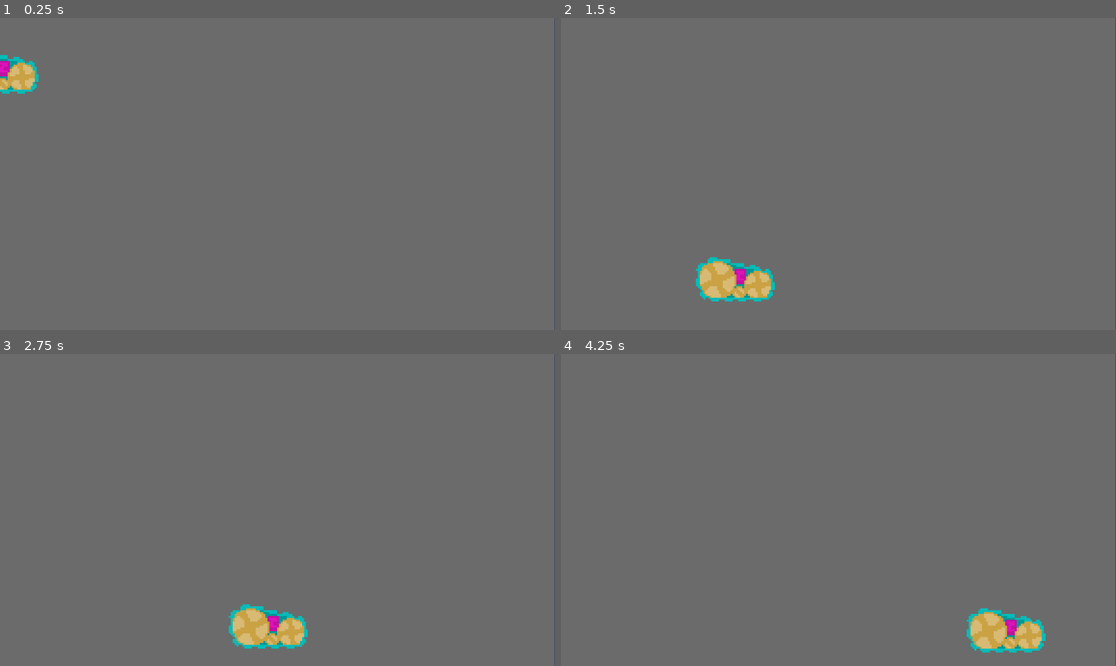
Above: before the commit, frames 1-4 (two rows, left to right).
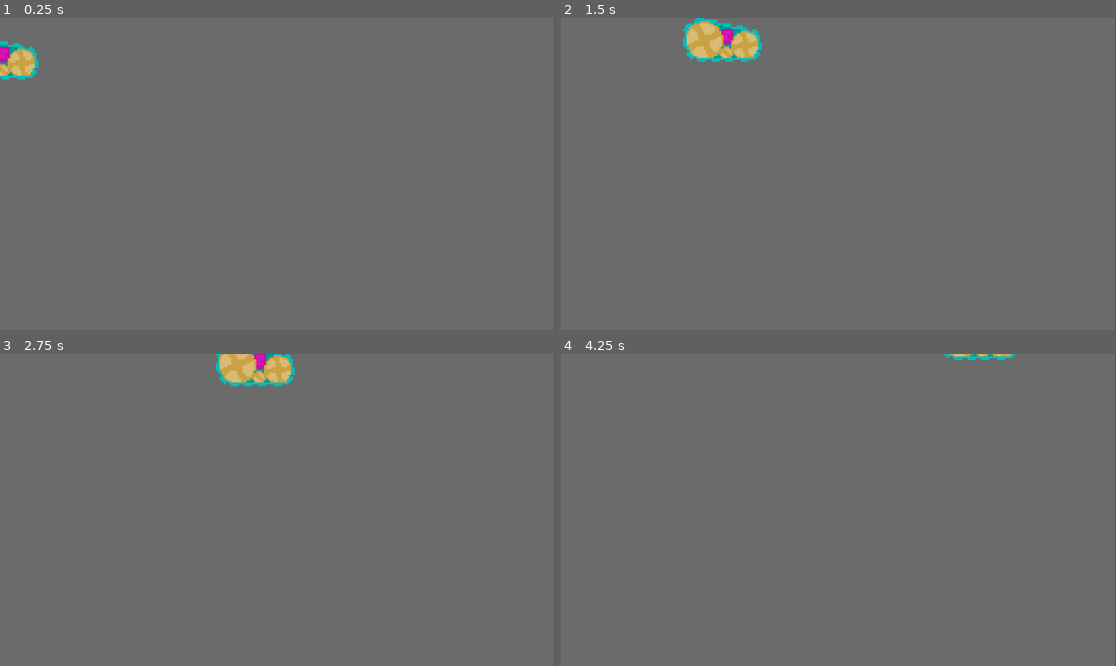
Above: after the commit, the same moments.

Repository: Kustardd/astra
Game: Godot game, scene res://tile_map_layer.tscn
Same seed, same stepped clock (60 frames per second), same inputs: the game is played once before the commit and once after it. The project has no main scene, so this scene is started directly.
Inputs:
- Up to frame 1 (0.25 s): no input
- Up to frame 2 (1.5 s): hold Right (ui_right) from 0.53 s (still down); tap Up (ui_up) at 0.6, 0.77, 1.07, 1.35 s
- Up to frame 3 (2.75 s): tap Up (ui_up) at 1.52, 1.82, 2.1 s; release Right (ui_right) at 2.03 s; hold Left (ui_left) from 2.03 s (still down)
- Up to frame 4 (4.25 s): release Left (ui_left) at 2.78 s; hold Right (ui_right) from 2.78 s (still down); tap Up (ui_up) at 2.85, 3.02, 3.32, 3.6, 3.77, 4.07 s

The runs differ from the first frame. In frame 1, 0.9% of the frame differs, in the area x 0-8%, y 7-25%; in frame 2, 3.2%, in the area x 21-39%, y 0-91%; in frame 3, 2.9%; in frame 4, 1.8%.

Commit message:
updated to top-down movement

Diff:
--- a/astra.gd
+++ b/astra.gd
@@ -1,29 +1,24 @@
 extends CharacterBody2D
-
 
 @export var baseSpeed := 300.0
 @export var baseAccel := 1500.0
-@export var baseJumpVel := -400.0
 @export var friction := 2000.0
 @export var baseSpeedMultiplier := 1.5
 
-
 func _physics_process(delta: float) -> void:
-	var direction := Input.get_axis("ui_left", "ui_right")
+	var direction := Input.get_vector("ui_left", "ui_right", "ui_up", "ui_down")
 	var maxSpeed := baseSpeed * baseSpeedMultiplier
 	var targetSpeed := direction * maxSpeed
 	var accelerationRate := baseAccel
-	if direction != 0:
+
+	if direction != Vector2.ZERO:
 		accelerationRate = baseAccel
 	else:
 		accelerationRate = friction
 
-	if not is_on_floor():
-		velocity += get_gravity() * delta
-
-	if Input.is_action_just_pressed("ui_up") and is_on_floor():
-		velocity.y = baseJumpVel
-
-	velocity.x = move_toward(velocity.x, targetSpeed, accelerationRate * delta)
+	velocity = velocity.move_toward(targetSpeed, accelerationRate * delta)
 
 	move_and_slide()
+
+func controllerBindings():
+	pass
--- a/astra.tscn
+++ b/astra.tscn
@@ -4,9 +4,8 @@
 [ext_resource type="Texture2D" uid="uid://bthnrjltsnwty" path="res://assets/astra/treads-right.png" id="2_432d2"]
 [ext_resource type="Texture2D" uid="uid://ti55imal6d2l" path="res://assets/astra/bumps-right.png" id="3_nlhyk"]
 
-[sub_resource type="CapsuleShape2D" id="CapsuleShape2D_toviy"]
-radius = 75.0
-height = 156.0
+[sub_resource type="RectangleShape2D" id="RectangleShape2D_0ugm7"]
+size = Vector2(134.625, 50.5)
 
 [sub_resource type="Animation" id="Animation_f3u0p"]
 resource_name = "BumpsRight"
@@ -101,8 +100,8 @@
 script = ExtResource("1_psguu")
 
 [node name="Astra Hurtbox" type="CollisionShape2D" parent="." unique_id=334826191]
-position = Vector2(-241, 24)
-shape = SubResource("CapsuleShape2D_toviy")
+position = Vector2(-1.3125, 101.25)
+shape = SubResource("RectangleShape2D_0ugm7")
 
 [node name="BumpsAnimation" type="AnimationPlayer" parent="." unique_id=1869450624]
 root_node = NodePath("../TreadsAnimation")
